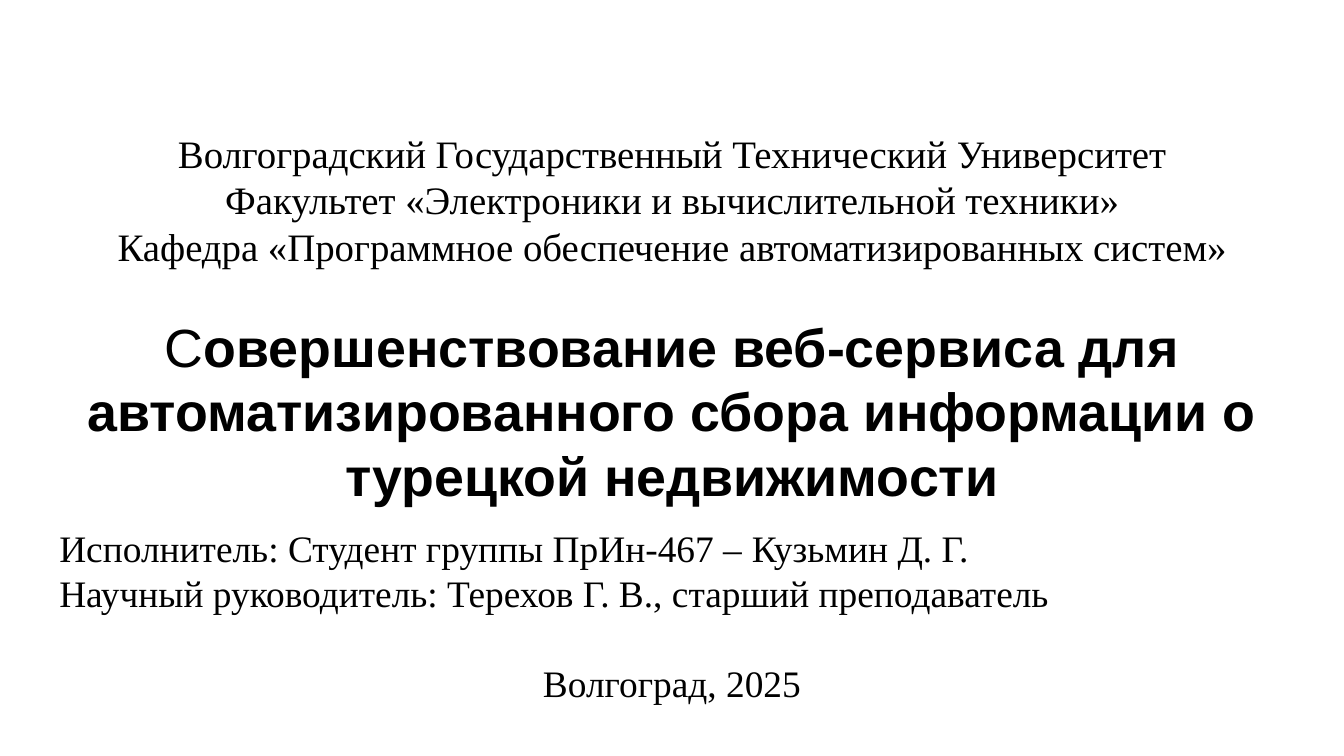
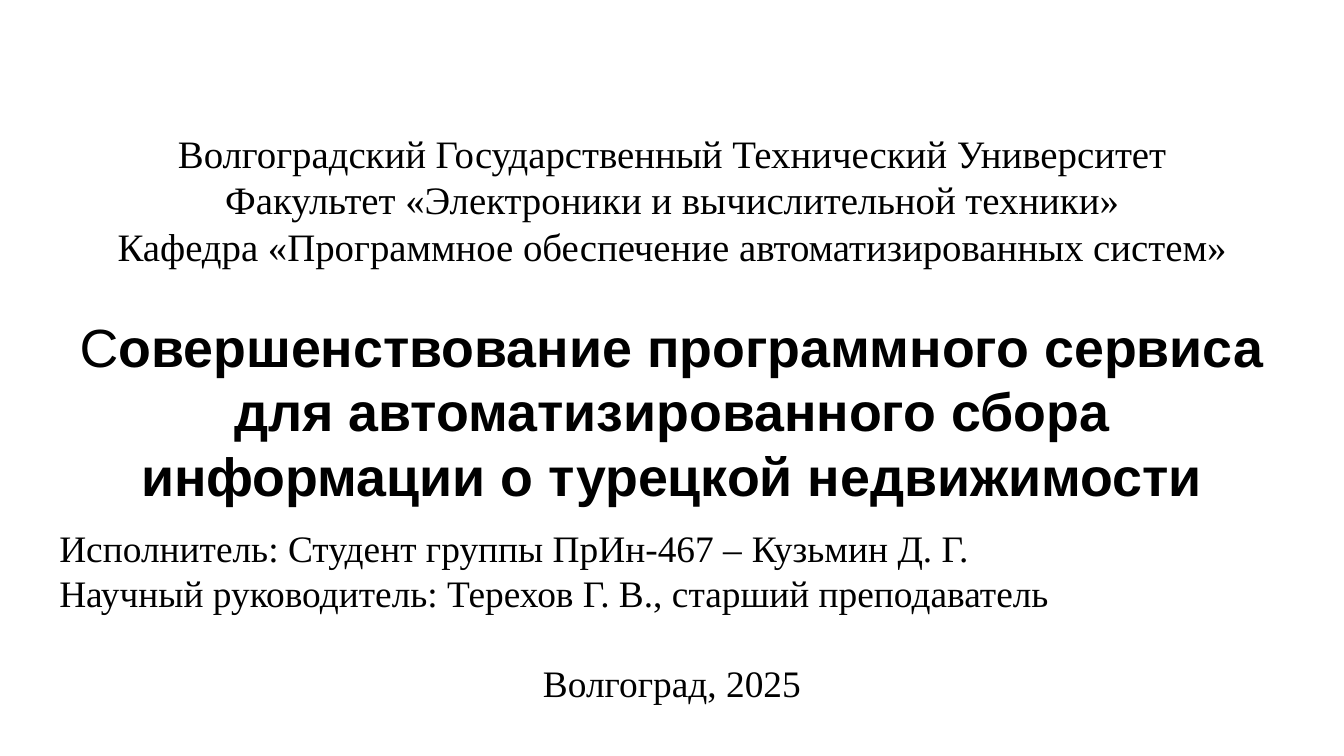
Before and after one commit to OkejoTM/Diploma, a slide deck: slide 1 of Presentation.pptx. Drawn at 1344x756 pixels with LibreOffice and Linux fonts; fonts in the diff are those of the drawing. Boxes give left, top, right and bottom in pixels: in the first picture for what was removed or moved away, otherwise in the second. Text is boxed around its words. In the diff, an @@ line names an element or a change of style, - is before the commit and + after.

```diff
--- a/Presentation.pptx
+++ b/Presentation.pptx
@@ title at bbox=[80, 329, 1263, 506]: text changed @@
-Совершенствование веб-сервиса для автоматизированного сбора информации о турецкой недвижимости
+Совершенствование программного сервиса для автоматизированного сбора информации о турецкой недвижимости
```
Also in this commit, not shown: 1 other file.
